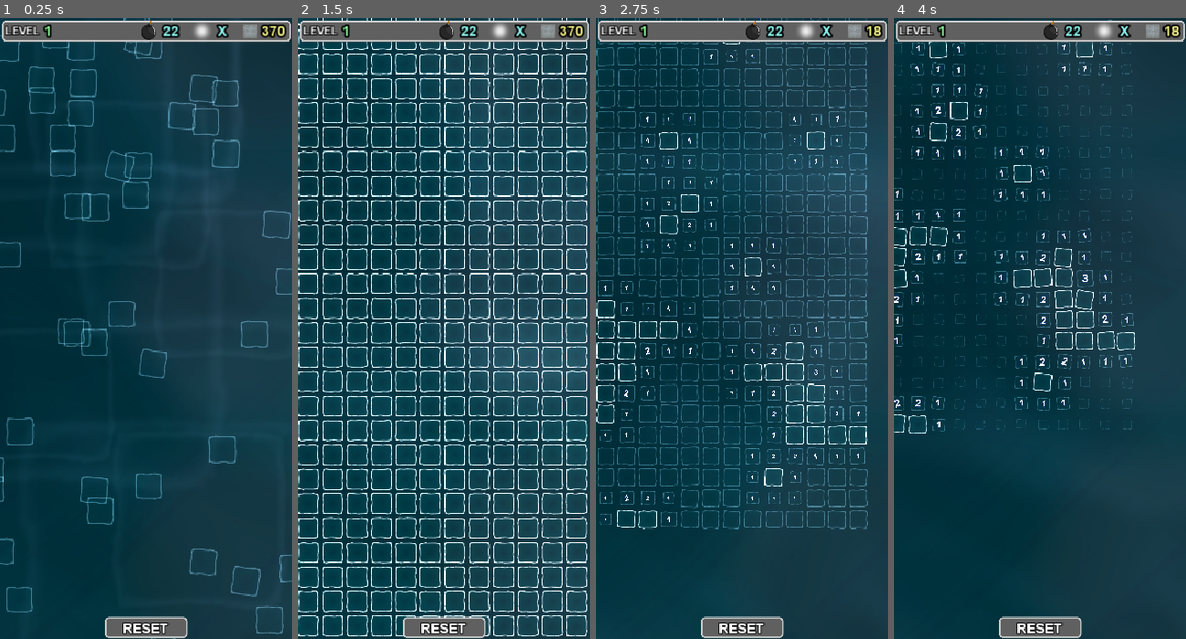
Above: before the commit, frames 1-4 (left to right).
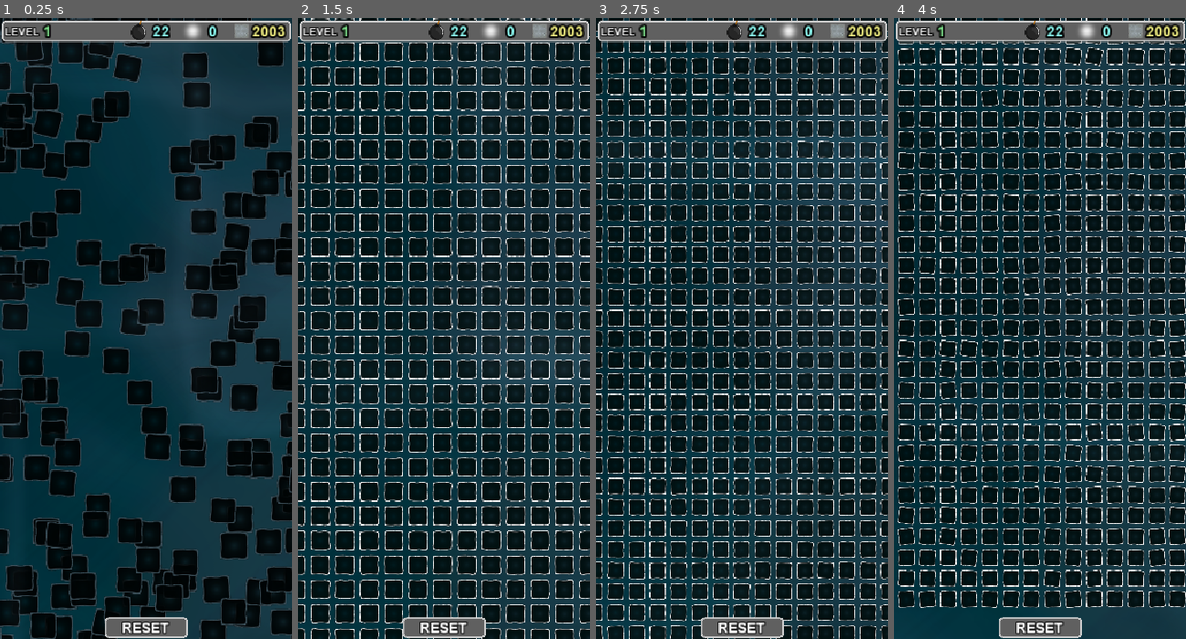
Above: after the commit, the same moments.

Repository: cloudziq/Mini_Sapper
Game: Godot game, scene res://scenes/SYS.tscn
The game is run twice, just before and just after one commit, with the same random seed, the same clock (stepped at 60 frames per second) and the same inputs.
Inputs (mouse positions are in pixels of both pictures, inside the frame that each line leads up to):
- Up to frame 1 (0.25 s): no input
- Up to frame 2 (1.5 s): move the mouse to (508, 297) at 0.52 s; hold Mouse wheel up (zoom+) 0.53-1.25 s; click (508, 297) at 0.67 s; drag from (385, 359) to (309, 24) at 1.27 s
- Up to frame 3 (2.75 s): move the mouse to (771, 191) at 2.02 s; hold Mouse wheel up (zoom+) from 2.03 s (still down); click (771, 191) at 2.17 s
- Up to frame 4 (4 s): release Mouse wheel up (zoom+) at 2.75 s; drag from (1025, 452) to (902, 55) at 2.77 s; move the mouse to (1127, 421) at 3.52 s; hold Mouse wheel up (zoom+) from 3.53 s (still down); click (1127, 421) at 3.67 s

The runs differ from the first frame. In frame 1, 44% of the frame differs, in the area x 0-100%, y 0-100%; in frame 2, 66%; in frame 3, 64%; in frame 4, 60%.

Commit message:
markers system input and camera fixes

Diff:
--- a/project.godot
+++ b/project.godot
@@ -139,6 +139,6 @@
 quality/intended_usage/framebuffer_allocation.mobile=1
 quality/filters/anisotropic_filter_level=1
 batching/options/single_rect_fallback=true
+batching/parameters/max_join_item_commands=8
 batching/lights/max_join_items=16
-batching/parameters/batch_buffer_size=32768
-batching/parameters/item_reordering_lookahead=8
+quality/filters/use_fxaa=true
--- a/scenes/LEVEL.tscn
+++ b/scenes/LEVEL.tscn
@@ -9,12 +9,14 @@
 [ext_resource path="res://scripts/Camera.gd" type="Script" id=7]
 [ext_resource path="res://assets/sounds/reveal_single.ogg" type="AudioStream" id=8]
 [ext_resource path="res://scenes/level_GUI.tscn" type="PackedScene" id=9]
+[ext_resource path="res://scenes/tile_marker.tscn" type="PackedScene" id=10]
 
 [node name="level" type="Node2D"]
 script = ExtResource( 1 )
 _tile = ExtResource( 2 )
 _bomb = ExtResource( 3 )
 _label = ExtResource( 4 )
+_marker = ExtResource( 10 )
 _touch = ExtResource( 5 )
 
 [node name="ZoomCam" type="Camera2D" parent="."]
--- a/scenes/tile.tscn
+++ b/scenes/tile.tscn
@@ -5,7 +5,6 @@
 [ext_resource path="res://scenes/tile_particles.tscn" type="PackedScene" id=3]
 
 [sub_resource type="CanvasItemMaterial" id=2]
-blend_mode = 1
 light_mode = 1
 
 [sub_resource type="RectangleShape2D" id=1]
--- a/scripts/BG.gd
+++ b/scripts/BG.gd
@@ -74,6 +74,7 @@
 func spawn_ball():
 	yield(get_tree().create_timer(.2), "timeout")
 	var offset := 32
+	var TILE   : Node2D  = $"../".board_data[0][0][0][0]
 	var sprite : Node2D
 
 	# spawnuje kratki:
@@ -87,7 +88,7 @@
 		BALL.linear_velocity.x       = rand_range(  -4,   4)
 		BALL.linear_velocity.y       = rand_range(  -8,   8)
 		BALL.angular_velocity        = rand_range(-.12, .12)
-		sprite.texture  = $"../".TILE.get_node("Sprite").texture
+		sprite.texture  = TILE.get_node("Sprite").texture
 #		var r = rand_range(.2, .3)
 #		var g = rand_range(.3, .8)
 #		var b = rand_range(.4,  1)
--- a/scripts/Camera.gd
+++ b/scripts/Camera.gd
@@ -12,7 +12,7 @@
 var cam_limit_coords     := Vector2.ZERO
 var new_pos              := position
 var is_dragging          := false
-var camera_is_moving     := false
+var is_moving            := false
 
 
 
@@ -26,8 +26,6 @@
 	cam_limit_coords  = ($"../".board_size * $"../".tile_size) / 2.225
 	target_zoom       = Vector2(i, i)
 
-#	set_process(true)
-
 
 
 
@@ -40,6 +38,9 @@
 		target_zoom  = Vector2(i,i)
 		zoom         = lerp(zoom, target_zoom, zoom_step * 20 * delta)
 
+		#send zoom info to BG parallax effect:
+		get_parent().get_node("BG").parr(target_zoom.x)
+
 	#drag limits
 #	new_pos  = position + drag_vector
 	var x1       = -cam_limit_coords.x + G.window.x/2
@@ -50,11 +51,11 @@
 	new_pos.x    = clamp(new_pos.x, x1, x2)
 	new_pos.y    = clamp(new_pos.y, y1, y2)
 
-	if position.snapped(Vector2(4,4)) != new_pos.snapped(Vector2(4,4)):
+	if position.snapped(Vector2(1,1)) != new_pos.snapped(Vector2(1,1)):
 		position   = position.linear_interpolate(new_pos, 8 * delta)
 #		print("position:" +str(position)+ "    new_pos:" +str(new_pos))
 	else:
-		camera_is_moving  = false
+		is_moving  = false
 #		print("false")
 
 
@@ -79,16 +80,13 @@
 		else:
 			is_dragging          = false
 	elif event is InputEventMouseMotion and is_dragging:
-		var drag_end_position = event.position
-		drag_vector    = (drag_end_position - drag_start_position) * -1
+#		var drag_end_position = event.position
+		drag_vector    = (event.position - drag_start_position) * -1
 		drag_vector   /= zoom.x * 4
 		new_pos        = position + drag_vector
 		var drag_dist  = drag_vector.x + drag_vector.y
 
 		if drag_dist > 4 or drag_dist < -4:
-			camera_is_moving  = true
+			is_moving  = true
 #			print("true")
 		drag_vector       = Vector2.ZERO
-
-	#send zoom info to BG parallax effect:
-	get_parent().get_node("BG").parr(target_zoom.x)
--- a/scripts/Globals.gd
+++ b/scripts/Globals.gd
@@ -14,7 +14,7 @@
 
 
 
-var save_version = 0
+var save_version = 2
 var SETTINGS
 var config_path
 
--- a/scripts/SYS.gd
+++ b/scripts/SYS.gd
@@ -11,8 +11,8 @@
 var board_max_tiles_h    := 60
 
 
-onready var BG_amount     = findBackgroundImages("res://assets/graphics/level_bg/OLD")
-onready var BALL_amount   = findBackgroundImages("res://assets/graphics/level_bg/BG")
+onready var BG_amount     = countImages("res://assets/graphics/level_bg/OLD")
+onready var BALL_amount   = countImages("res://assets/graphics/level_bg/BG")
 
 
 
@@ -57,18 +57,18 @@
 
 #   board_x:  board_y:  bombs:  revealed tiles:
 var level_data = [
-	[14,      28,      22,      0],        # 1
-	[5,       4,        1,      0],        # 2
-	[5,       5,        1,      0],        # 3
-	[5,       6,        1,      0],        # 4
-	[6,       6,        0,      1],        # 5
-	[6,       7,        1,      1],        # 6
-	[7,       8,        1,      1],        # 7
-	[7,       8,        1,      1],        # 8
-	[8,       8,        1,      2],        # 9
-	[8,       8,        0,      2],        # 10
-	[8,       9,        1,      2],        # 11
-	[8,       9,        1,      2],        # 12
+	[45,      45,      22,      0],        # 1
+	[5,        4,       1,      0],        # 2
+	[5,        5,       1,      0],        # 3
+	[5,        6,       1,      0],        # 4
+	[6,        6,       0,      1],        # 5
+	[6,        7,       1,      1],        # 6
+	[7,        8,       1,      1],        # 7
+	[7,        8,       1,      1],        # 8
+	[8,        8,       1,      2],        # 9
+	[8,        8,       0,      2],        # 10
+	[8,        9,       1,      2],        # 11
+	[8,        9,       1,      2],        # 12
 	[8,       10,       1,      2],        # 13
 	[8,       10,       1,      2],        # 14
 	[8,       11,       1,      2],        # 15
@@ -126,7 +126,7 @@
 	var window_size  = G.window
 
 	if rec == true:
-		window_size *= Vector2(.92, .92)
+		window_size *= Vector2(1.16, 1.16)
 	else:
 		window_size *= Vector2(4, 4)
 
@@ -143,7 +143,7 @@
 
 
 
-func findBackgroundImages(path : String):
+func countImages(path : String):
 	var num       :=  0
 
 	var dir       := Directory.new()
--- a/scripts/level_GUI.gd
+++ b/scripts/level_GUI.gd
@@ -3,7 +3,7 @@
 #signal restart
 
 
-
+# kratki zeby wypierdlało łańcuchowo ^.^
 
 
 
@@ -70,8 +70,8 @@
 	node = $VBoxContainer/Upper/Left/HBox/Bombs/num
 	node.text = str($"../".bombs_amount)
 
-#	node = $VBoxContainer/Upper/Left/HBox/Markers/num
-#	node.text = str($"../".markers)
+	node = $VBoxContainer/Upper/Left/HBox/Markers/num
+	node.text = str($"../".marker_amount)
 
 	node = $VBoxContainer/Upper/Left/HBox/Tiles/num
 	node.text = str($"../".tiles_left)
--- a/scripts/level_main.gd
+++ b/scripts/level_main.gd
@@ -1,16 +1,18 @@
 extends Node2D
 
 
-export(PackedScene) var _tile ;  var TILE
-export(PackedScene) var _bomb ;  var BOMB
-export(PackedScene) var _label ; var LABEL
-export(PackedScene) var _touch ; var TOUCH : Node2D
+export(PackedScene) var _tile
+export(PackedScene) var _bomb
+export(PackedScene) var _label
+export(PackedScene) var _marker
+export(PackedScene) var _touch  ;  var TOUCH : Node2D
 
 
 #export var textures_ready = false
 
 var tile_size          :  int
 var bombs_amount       :  int
+var marker_amount      :  int
 var tiles_left         :  int
 var board_size         :  Vector2
 var tile_coord         :  Vector2
@@ -41,6 +43,7 @@
 	tile_size        = $"../".tile_size_in_pixels
 	bombs_amount     = $"../".level_data[G.SETTINGS.level-1][2]
 	tiles_left       = int(board_size.x * board_size.y - bombs_amount)
+	marker_amount    = 0
 	generate_board()
 
 
@@ -48,10 +51,16 @@
 
 
 
-#func _process(_delta):
-#	if OS.get_system_time_msecs() >= hold_touch_time and hold_touch_time != 0:
-#		hold_touch_time  = 0
-
+func _process(_dt):
+
+	# triggering a marker:
+		if OS.get_system_time_msecs() > hold_touch_time and hold_touch_time > 0:
+			if not $ZoomCam.is_moving:
+				hold_touch_time  = -1
+				if not TOUCH:
+					add_touch()
+			else:
+				hold_touch_time  = 0
 
 
 
@@ -61,6 +70,7 @@
 	var pos            := get_global_mouse_position()
 
 	if allow_board_input and event is InputEventScreenTouch:
+
 		if event.is_pressed():
 #			print("pressed")
 			var x  = ceil((pos.x - (G.window.x - (board_size.x * tile_size)) / 2) / tile_size)
@@ -68,52 +78,74 @@
 
 			if x == clamp(x, 1, board_size.x) and y == clamp(y, 1, board_size.y):
 				tile_coord = Vector2(x, y)
-
-			hold_touch_time    = OS.get_system_time_msecs()
-
-		elif not event.is_pressed() and not $ZoomCam.camera_is_moving:
+				hold_touch_time    = OS.get_system_time_msecs() + 500
+
+		elif not event.is_pressed() and not $ZoomCam.is_moving and hold_touch_time > 0:
 #			print("released")
 			hold_touch_time    = 0
 			if not TOUCH:
-				TOUCH           = _touch.instance()
-				TOUCH.position  = pos
-				add_child(TOUCH)
-				yield(get_tree().create_timer(.1), "timeout")
-				TOUCH.queue_free()
-				TOUCH  = null
-
-
-
-
-
-
-func camera_is_moving():
-	var i  = $ZoomCam.drag_vector.x + $ZoomCam.drag_vector.y
-	if i < -2 or i > 2:
-		return true
-	else:
-		return false
-#	print($ZoomCam.drag_vector.x + $ZoomCam.drag_vector.y)
-
-
-
-
-
-
-func check_clicked_tile():
-	if allow_board_input:
-		var tile_stat = board_data[tile_coord.x-1][tile_coord.y-1][1]
-
+				add_touch()
+
+
+
+
+
+
+func check_clicked_tile():    # called from touch collision
+	var tile_stat = board_data[tile_coord.x-1][tile_coord.y-1][1]
+
+	if hold_touch_time >= 0:    #if tile is clicked but not when 'hold = (-1)'
 		if tile_stat == 0:
 			$TileReveal.play()
 			tile_reveal(tile_coord, [])
-#			$Sounds/TileReveal.pitch = rand_range(.8, 1.4)
-#			$Sounds/TileReveal.play()
+	#			$Sounds/TileReveal.pitch = rand_range(.8, 1.4)
+	#			$Sounds/TileReveal.play()
 		elif tile_stat == 1:
 			game_over()
 			print("YOU DIED!")
-
-
+	else:
+		add_marker()
+
+
+
+
+
+
+func add_touch():
+#	print("touch!")
+	var pos        := get_global_mouse_position()
+
+	TOUCH           = _touch.instance()
+	TOUCH.position  = pos
+	add_child(TOUCH)
+	yield(get_tree().create_timer(.1), "timeout")
+	TOUCH.queue_free()
+	TOUCH            = null
+
+
+
+
+
+
+func add_marker():
+	var pos  := get_global_mouse_position()
+	var x     = ceil((pos.x - (G.window.x - (board_size.x * tile_size)) / 2) / tile_size) -1
+	var y     = ceil((pos.y - (G.window.y - (board_size.y * tile_size)) / 2) / tile_size) -1
+	var node  = board_data[x][y][0][1]
+
+	if board_data[x][y][1] < 2:
+		if not node:
+			marker_amount += 1
+			node  = _marker.instance()
+			board_data[x][y][0][0].add_child(node)
+			board_data[x][y][0][1]  = node
+		else:
+			marker_amount -= 1
+			board_data[x][y][0][1].queue_free()
+			board_data[x][y][0][1]  = null
+		$GUI.update()
+
+	hold_touch_time  = -1
 
 
 
@@ -158,6 +190,12 @@
 		var angle = board_data[coord.x][coord.y][0][0].rotation_degrees
 		board_data[coord.x][coord.y][0][3].reveal(angle)
 
+	#remove markers:
+	if board_data[coord.x][coord.y][0][1]:
+		marker_amount -= 1
+		board_data[coord.x][coord.y][0][1].queue_free()
+		board_data[coord.x][coord.y][0][1]  = null
+
 	board_data[coord.x][coord.y][1]  = 2    #mark tile as 'revealed'
 
 	for index in near_coords:
@@ -172,10 +210,9 @@
 		var x = index.x
 		var y = index.y
 
-		#process only unrevealed tiles
+		#process only unrevealed tiles:
 		if board_data[x][y][1] == 0:
 			tile_reveal(Vector2(x+1, y+1), neighbours_table)
-
 
 
 
@@ -184,7 +221,9 @@
 func generate_board():
 	var x_def = (G.window.x - (board_size.x * tile_size)) / 2 + (tile_size / 2)
 	var y_def = (G.window.y - (board_size.y * tile_size)) / 2 + (tile_size / 2)
-	var pos = Vector2(x_def, y_def)
+	var pos   = Vector2(x_def, y_def)
+	var TILE  : Node2D
+	var BOMB  : Node2D
 
 	board_data     = []
 	G.tiles_ready  =  0
@@ -200,7 +239,7 @@
 			TILE.scale     = Vector2(.25, .25)
 			pos.y         += tile_size
 			add_child(TILE)
-			board_data[x].append([[TILE, 0, 0, 0], 0, 0])
+			board_data[x].append([[TILE, null, null, null], 0, 0])
 		pos.x += tile_size
 		pos.y = y_def
 
@@ -236,7 +275,8 @@
 
 
 func gen_num(x, y):
-	var counter = 0
+	var counter  = 0
+	var LABEL    : CenterContainer
 
 	for index in near_coords:
 		var cx = x + index[0]
@@ -249,7 +289,7 @@
 
 	if counter > 0:
 		LABEL                         = _label.instance()
-		board_data[x][y][0][0]          .add_child(LABEL)    #assign as a child of tile
+		board_data[x][y][0][0].add_child(LABEL)    #assign as a child of tile
 		board_data[x][y][2]           = counter
 		board_data[x][y][0][3]        = LABEL
 		LABEL.get_node("Label").text  = str(counter)
--- a/scripts/tile.gd
+++ b/scripts/tile.gd
@@ -6,7 +6,7 @@
 
 var path         = "res://assets/graphics/tiles/TILE_"
 var dark_color   = Color(.24, .32, .36, 1)
-var reduce_mov  := false
+var reduce_mov  := false    #for 'empty revealed' tiles
 #var texture_list
 var def_pos ; var def_rot ; var def_sca
 
@@ -14,7 +14,7 @@
 onready var	theme       = G.SETTINGS.theme
 onready var	theme_data  = $"../../".theme_data[theme-1]
 
-#onready var tween      = get_tree().create_tween().set_trans(Tween.TRANS_QUINT)
+var tween      : SceneTreeTween
 
 
 
@@ -23,7 +23,7 @@
 
 func _ready():
 	$Sprite.z_index = -2
-	var tween = get_tree().create_tween().set_trans(Tween.TRANS_QUINT)
+	tween  = get_tree().create_tween().set_trans(Tween.TRANS_QUINT)
 
 	$Sprite.flip_v = true if randf() > .5 else false
 	$Sprite.flip_h = true if randf() > .5 else false
@@ -59,28 +59,28 @@
 	#1
 	tween.set_parallel(true)
 	a  = rand_range(.26, .64)
-	tween.tween_property($".", "position", def_pos, a
+	tween.tween_property(self, "position", def_pos, a
 		).set_ease(Tween.EASE_IN)
 
 	tween.tween_callback($TileMain, "play").set_delay(a)
 
-	tween.tween_property($".", "rotation_degrees", def_rot, rand_range(.20, .32)
+	tween.tween_property(self, "rotation_degrees", def_rot, rand_range(.20, .32)
 		).set_trans(Tween.TRANS_SINE).set_ease(Tween.EASE_OUT)
 
-	tween.tween_property($".", "scale", def_sca, .4
+	tween.tween_property(self, "scale", def_sca, .4
 		).set_ease(Tween.EASE_OUT)
 
 	#2
 	tween.tween_interval(.12)
 	tween.set_parallel(false)
-	tween.tween_property($".", "scale", def_sca * .4, .4
+	tween.tween_property(self, "scale", def_sca * .4, .4
 		).set_ease(Tween.EASE_IN)
 
-	tween.tween_property($".", "scale", def_sca, .6
+	tween.tween_property(self, "scale", def_sca, .6
 		).set_trans(Tween.TRANS_ELASTIC).set_ease(Tween.EASE_OUT)
 
 	tween.set_parallel(true)
-	tween.tween_callback($".", "tile_finish").set_delay(.16)
+	tween.tween_callback(self, "tile_finish").set_delay(.16)
 
 
 
@@ -92,25 +92,38 @@
 
 	var num = $"../../".level_data[G.SETTINGS.level-1]
 	if G.tiles_ready == (num[0] * num[1]):
-		$"../".allow_board_input = true
-		G.tiles_ready  = 0
+		$"../".allow_board_input  = true
+		G.tiles_ready             = 0
 
 	if theme_data[2] == false:
-		$Sprite.modulate = Color(1,1,1,1)
-	else:
-		$Sprite.texture = load(path + str(theme) + "_ON.png")
-
-	animate_tile(0) ; yield(get_tree().create_timer(.025), "timeout") ; animate_tile(1)
-
-
-
-
-
+		$Sprite.modulate  = Color(1,1,1,1)
+	else:
+		$Sprite.texture   = load(path + str(theme) + "_ON.png")
+
+#	if tween:
+#		tween.kill()
+#		tween      = get_tree().create_tween().set_trans(Tween.TRANS_QUINT)
+	animate_tile()
+	yield(get_tree().create_tween().tween_interval(.25), "finished")
+	animate_tile(1)
+
+
+
+
+
+
+# type:
+#	0  : position
+#	1  : rotation
 
 func animate_tile(type := 0):
-	var tween      = get_tree().create_tween().set_trans(Tween.TRANS_QUINT)
+#	var tween      = get_tree().create_tween().set_trans(Tween.TRANS_QUINT)
 	var pos        = def_pos
 	var rot        = def_rot
+
+	if tween:
+		tween.kill()
+	tween      = get_tree().create_tween().set_trans(Tween.TRANS_QUINT)
 
 	if type == 0:
 		var distance  := 3.2 if not reduce_mov else 1.6
@@ -120,11 +133,11 @@
 		tween.tween_property(self, "position", pos, rand_range(6, 8)
 			).set_trans(Tween.TRANS_SINE).set_ease(Tween.EASE_IN_OUT)
 		tween.tween_callback(self, "animate_tile").set_delay(0.2)
-	else:
+	else :
 		var angle  := 22
 		rot        += rand_range(-angle, angle)
 
-		tween.tween_property($".", "rotation_degrees", rot, rand_range(6, 10)
+		tween.tween_property(self, "rotation_degrees", rot, rand_range(6, 10)
 			).set_trans(Tween.TRANS_SINE).set_ease(Tween.EASE_IN_OUT)
 		tween.tween_callback(self, "animate_tile", [1]).set_delay(0.2)
 
@@ -141,7 +154,10 @@
 	else:
 		$Sprite.texture   = load(path + str(theme) + "_ON.png")
 
-	var tween     := get_tree().create_tween().set_ease(Tween.EASE_OUT).set_parallel(true)
+	if tween:
+		tween.kill()
+	tween      = get_tree().create_tween().set_trans(Tween.TRANS_QUINT).set_parallel(true)
+
 	var delay     := rand_range(.1, .42)
 	var scale_to  :  Vector2
 	var trans
@@ -167,7 +183,7 @@
 		scale_to    = Vector2(.14, .14) + Vector2(mult, mult)
 		trans       = Tween.TRANS_ELASTIC
 
-	var _a = tween.tween_property($".", "scale", scale_to, 3.25
+	var _a = tween.tween_property(self, "scale", scale_to, 3.25
 			).set_trans(trans).set_delay(delay)
 
 	PARTICLES = _particles.instance()
--- a/scripts/tile_marker.gd
+++ b/scripts/tile_marker.gd
@@ -1,25 +1,32 @@
 extends Sprite
 
 
-var anim_dir ; var scale_def
+var anim_dir  := 1
+var scale_def := Vector2(.88, .88)
+
+
 
 
 
 
 func _ready():
-	scale_def = Vector2(.88, .88) ; scale = scale_def
-	modulate = Color(.28, 1.2, .44, .84)
+	scale      = scale_def
+	modulate   = Color(.28, 1.2, .44, .84)
 	yield(get_tree().create_timer(.01), "timeout")
 	anim_dir = 1 ; marker_anim()
-	z_index = 2
+#	z_index = 2
+
+
 
 
 
 
 func color_tint(type):
 	match type:
-		"correct":   $".".modulate = Color(.4, 1.2, .45, .8)
-		"incorrect": $".".modulate = Color(1.2, .22, .2, .8)
+		"correct":    self.modulate  = Color(0.4, 1.20, .45, .8)
+		"incorrect":  self.modulate  = Color(1.2, 0.22, .20, .8)
+
+
 
 
 
Not shown: 1 places in scenes/LEVEL.tscn that only renumber resources
